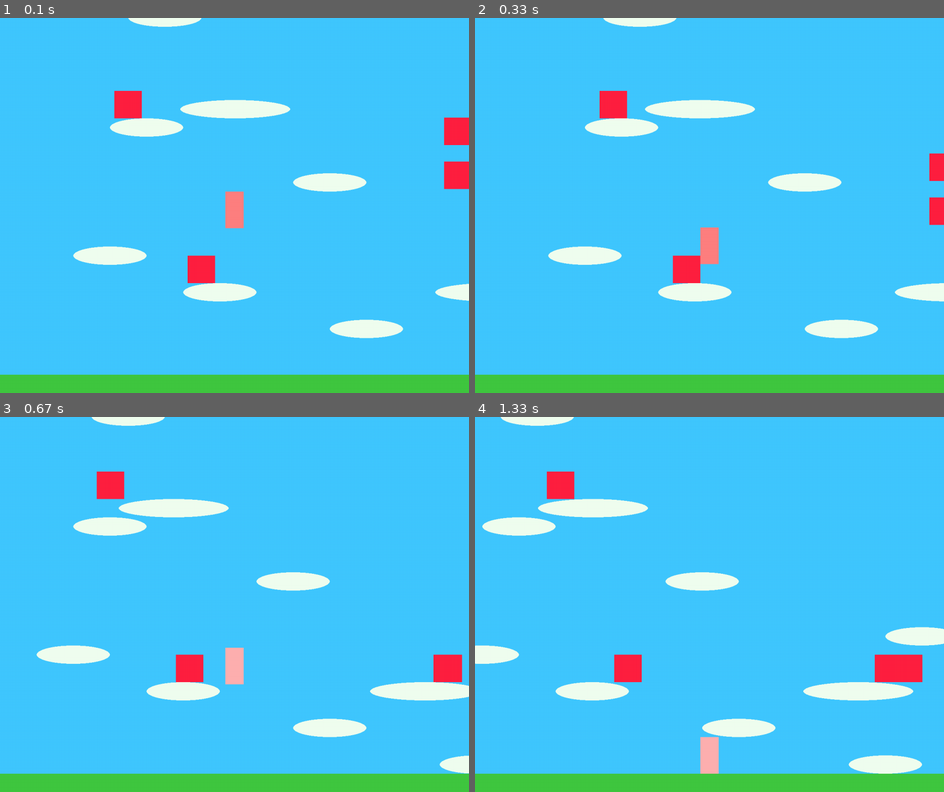
Above: before the commit, frames 1-4 (two rows, left to right).
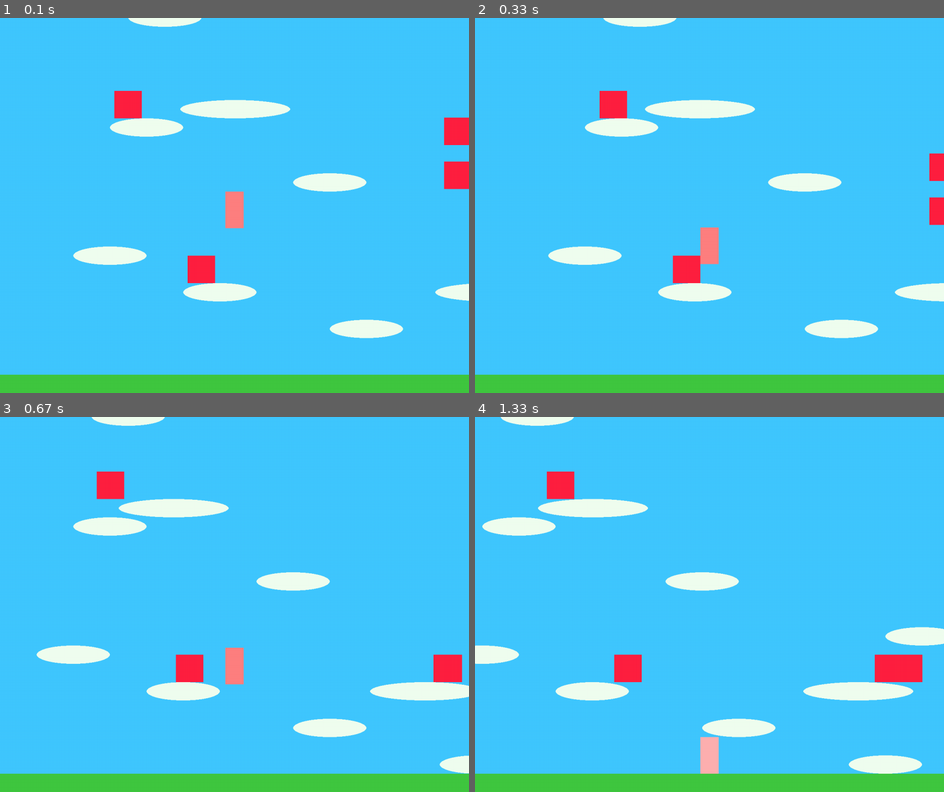
Above: after the commit, the same moments.

Repository: vilaca/pygame-test
Game: pygame game, started from super_mario.py
Same seed, same stepped clock (60 frames per second), same inputs: the game is played once before the commit and once after it.
Inputs:
- Up to frame 1 (0.1 s): no input
- Up to frame 2 (0.33 s): no input
- Up to frame 3 (0.67 s): hold Right from 0.33 s (still down)
- Up to frame 4 (1.33 s): release Right at 0.8 s; hold Right 0.83-1.3 s

Frames 1-2 are identical in both runs. In frame 3, 0.4% of the frame differs, in the area x 48-52%, y 61-72%; in frame 4, nothing differs.

Commit message:
fix fall bug

Diff:
--- a/super_mario.py
+++ b/super_mario.py
@@ -91,7 +91,8 @@
                 if isinstance(platform, MovingPlatform):
                     self.on_moving_platform = platform
                     self.rect.x += platform.speed * platform.direction
-
+            return
+        self.on_ground = False
 
     def check_foes(self, foes):
         foe_hit_list = pygame.sprite.spritecollide(self, foes, False)
@@ -188,6 +189,10 @@
         x = max(-(self.width - SCREEN_WIDTH), x)
         #y = max(-(self.height - SCREEN_HEIGHT), y)
         y = max(0, y)
+#       x = -x
+#       x -= x % (SCREEN_WIDTH * .8)
+#       x += SCREEN_WIDTH / 2.5
+#       x = -x
         self.camera = pygame.Rect(x, y, self.width, self.height)
 
 def main():
